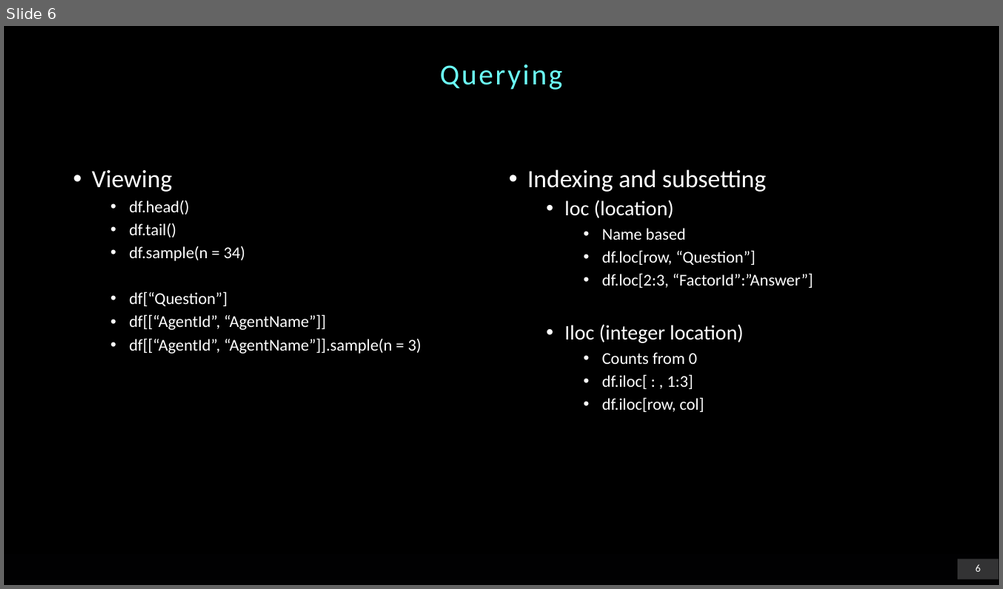
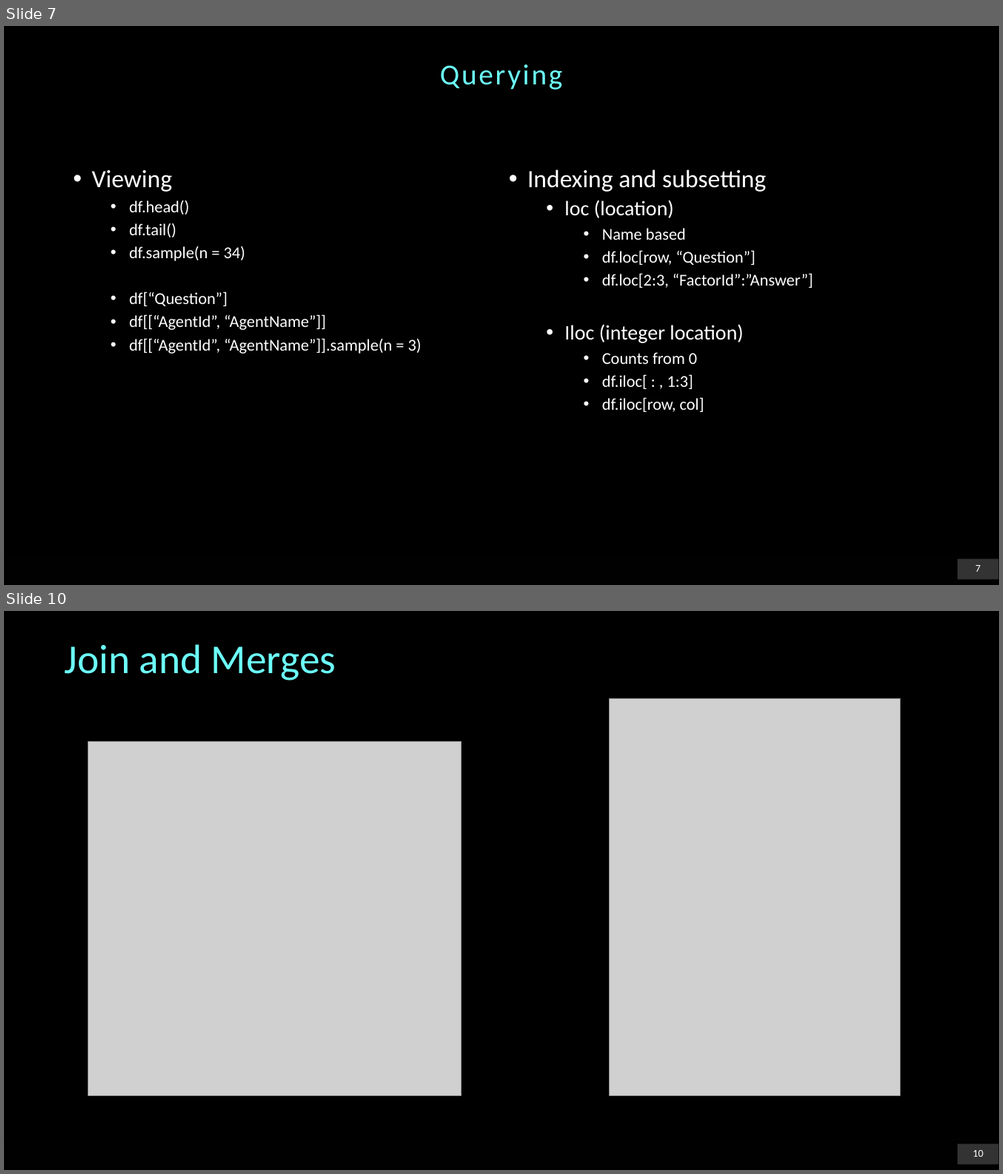
Before and after one commit to chrischank/python4data_zerotomiso, a slide deck: references/03_DataFrame.pptx. Shown one above the other, each under a label of ours: slide 6 before the commit, slides 7 and 10 after it; the slides between them are not shown. The pictures are 1003x589 and 1003x1174 pixels, drawn with LibreOffice and Linux fonts; fonts in the diff are those of the drawing; grey boxes stand for pictures; background and template pictures are left out. Boxes give left, top, right and bottom in pixels: in the first picture for what was removed or moved away, otherwise in the second. Text is boxed around its words. In the diff, an @@ line names an element or a change of style, - is before the commit and + after.

```diff
--- a/references/03_DataFrame.pptx
+++ b/references/03_DataFrame.pptx
@@ slide 10 added at (4, 611, 999, 1170), background #000000; not listed: 2 template elements that a slide beside it also shows @@
@@ title added at (64, 644, 336, 681), 39.6 pt, text #6CFFFA @@
+Join and Merges
@@ picture added at (609, 699, 900, 1096) @@
@@ picture added at (88, 741, 461, 1096) @@
@@ what was slide 6 is now slide 7 @@
@@ page number at (975, 565, 980, 572): text changed @@
-6
+7
```
Also in this commit, not shown: 1 slide changed, 6 other slides added, 1 other file.
